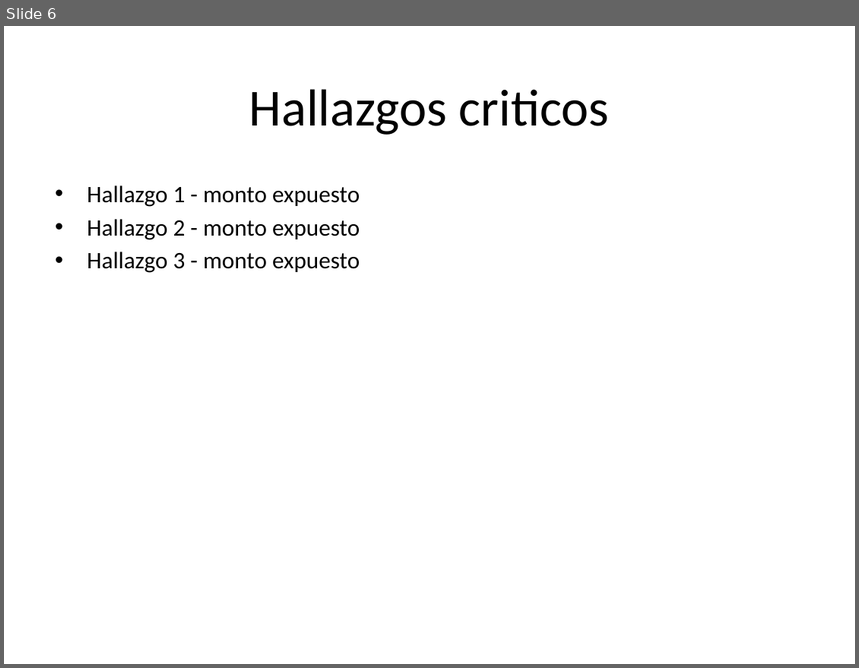
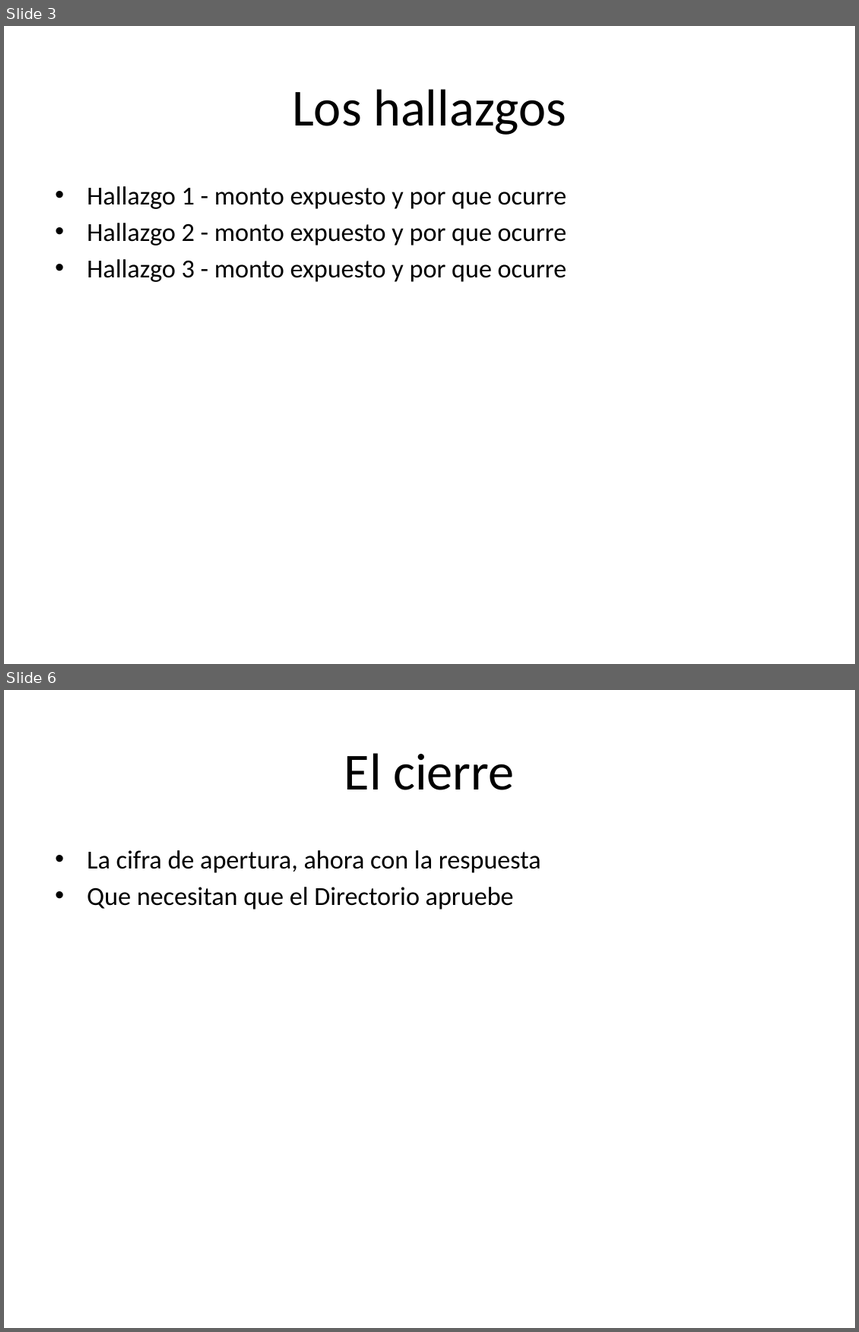
Before and after one commit to wcalcagno/hackathon-ubb-2026, a slide deck: templates/plantilla-presentacion.pptx. Shown one above the other, each under a label of ours: slide 6 before the commit, slides 3 and 6 after it; the slides between them are not shown. The pictures are 859x668 and 859x1332 pixels, drawn with LibreOffice and Linux fonts; fonts in the diff are those of the drawing. Boxes give left, top, right and bottom in pixels: in the first picture for what was removed or moved away, otherwise in the second. Text is boxed around its words. In the diff, an @@ line names an element or a change of style, - is before the commit and + after.

```diff
--- a/templates/plantilla-presentacion.pptx
+++ b/templates/plantilla-presentacion.pptx
@@ slide 6 added at box(4, 690, 855, 1328), background #FFFFFF @@
@@ title added at box(344, 753, 514, 790), 44 pt, text #000000 @@
+El cierre
@@ text added at box(87, 850, 541, 910), 22 pt, text #000000 @@
+• La cifra de apertura, ahora con la respuesta
+• Que necesitan que el Directorio apruebe
@@ what was slide 6 is now slide 3 @@
@@ slide 3 changed as well @@
@@ title at box(292, 89, 566, 135): text changed @@
-Hallazgos criticos
+Los hallazgos
@@ text at box(87, 186, 567, 282): text changed; size 20 to 22 pt @@
-• Hallazgo 1 - monto expuesto
-• Hallazgo 2 - monto expuesto
-• Hallazgo 3 - monto expuesto
+• Hallazgo 1 - monto expuesto y por que ocurre
+• Hallazgo 2 - monto expuesto y por que ocurre
+• Hallazgo 3 - monto expuesto y por que ocurre
```
Also in this commit, not shown: 1 other slide changed, 3 other slides added, 10 slides removed, 4 other files.
